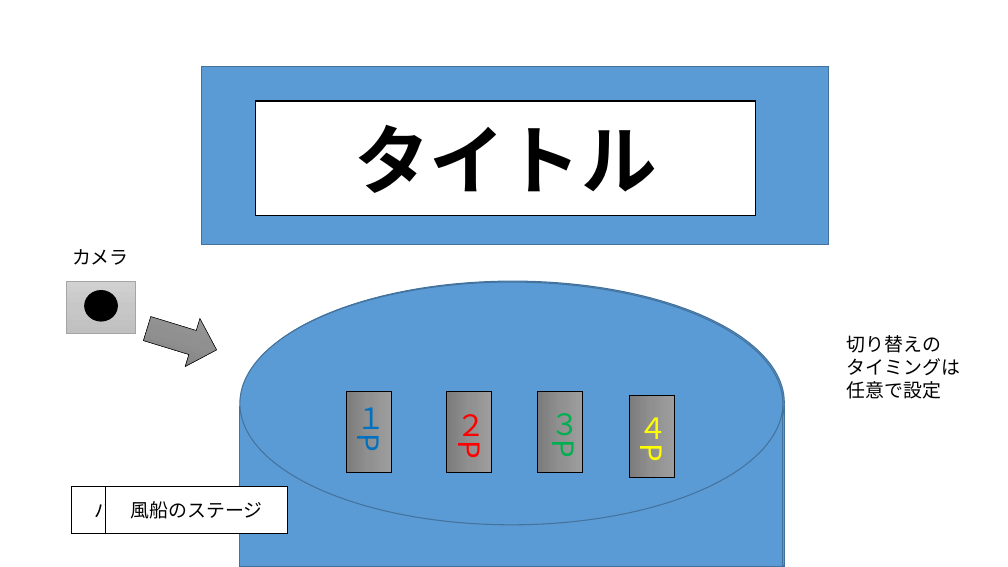
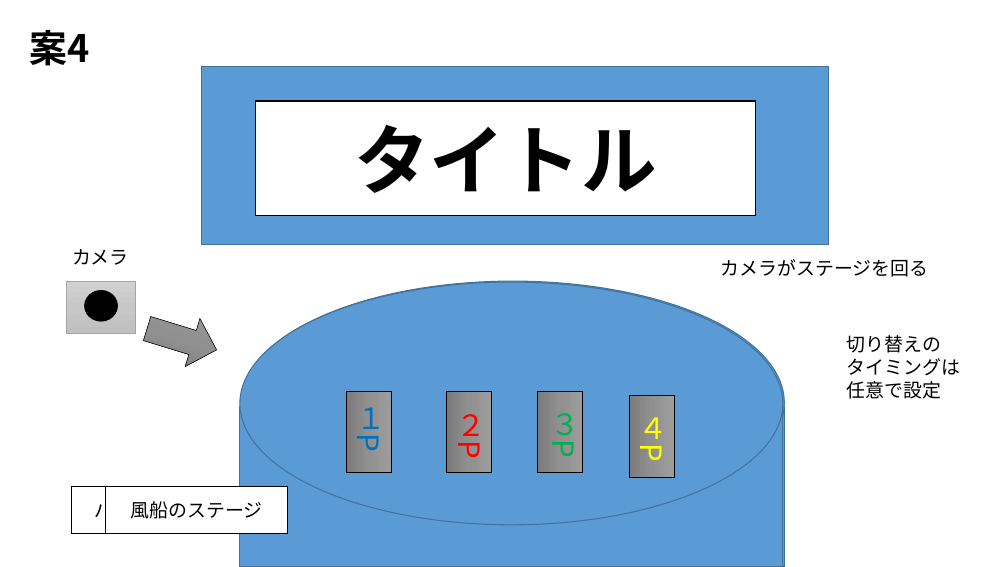
Before and after one commit to MizukiKato0416/sotsugyou_time_kato, a slide deck: slide 13 of 卒業制作_大元タイトル構成.ppsx. Drawn at 1008x567 pixels with LibreOffice and Linux fonts; fonts in the diff are those of the drawing. Boxes give left, top, right and bottom in pixels: in the first picture for what was removed or moved away, otherwise in the second. Text is boxed around its words. In the diff, an @@ line names an element or a change of style, - is before the commit and + after.

```diff
--- a/卒業制作_大元タイトル構成.ppsx
+++ b/卒業制作_大元タイトル構成.ppsx
@@ text added at [30, 30, 90, 66], 36 pt, text #000000, bold @@
+案4
@@ text added at [721, 259, 929, 277], 18 pt, text #000000 @@
+カメラがステージを回る
```
Also in this commit, not shown: 6 other slides changed, 1 other file.
